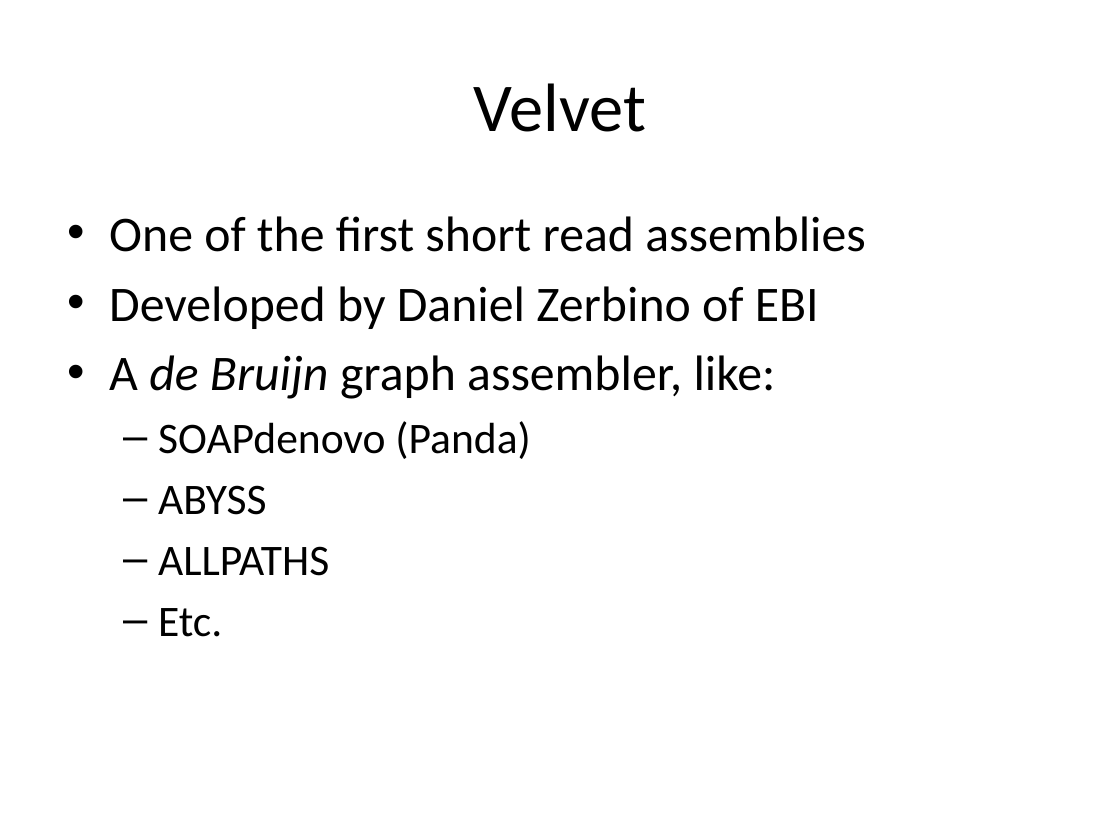
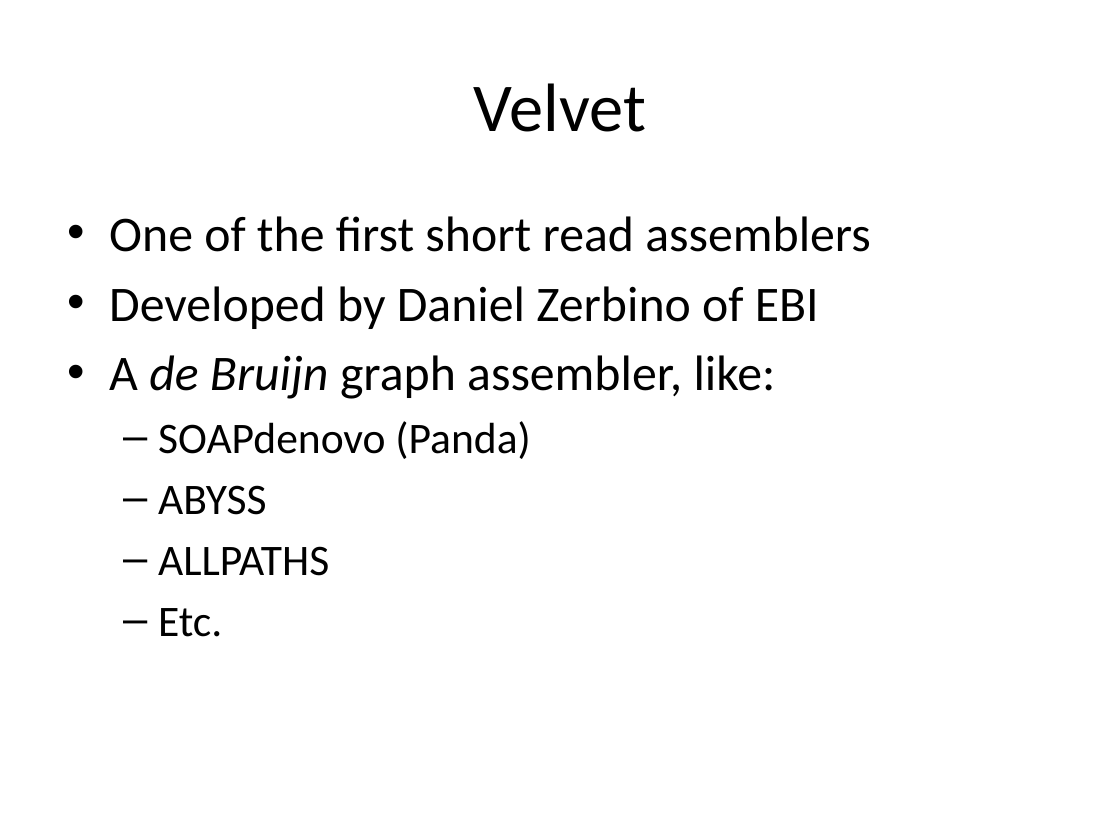
Before and after one commit to lexnederbragt/denovo-assembly-tutorial, a slide deck: slide 2 of presentations/Practical_4_Velvet_de_novo_assembly.pptx. Drawn at 1120x840 pixels with LibreOffice and Linux fonts; fonts in the diff are those of the drawing. Boxes give left, top, right and bottom in pixels: in the first picture for what was removed or moved away, otherwise in the second. Text is boxed around its words. In the diff, an @@ line names an element or a change of style, - is before the commit and + after.

```diff
--- a/presentations/Practical_4_Velvet_de_novo_assembly.pptx
+++ b/presentations/Practical_4_Velvet_de_novo_assembly.pptx
@@ text at [109, 216, 871, 252]: text changed @@
-• One of the first short read assemblies
+• One of the first short read assemblers
```
Also in this commit, not shown: 2 other slides changed, 9 slides added, 2 other files.
